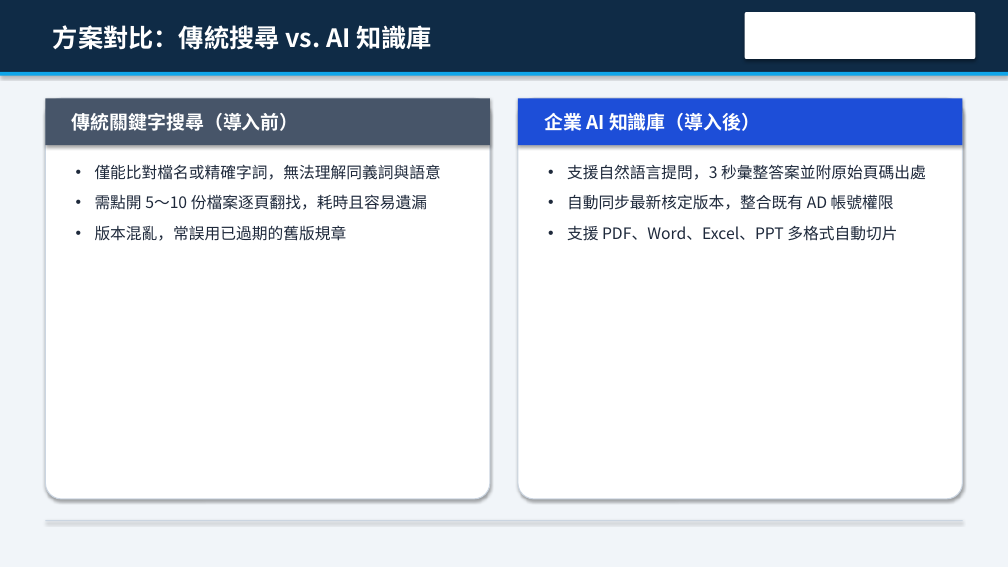
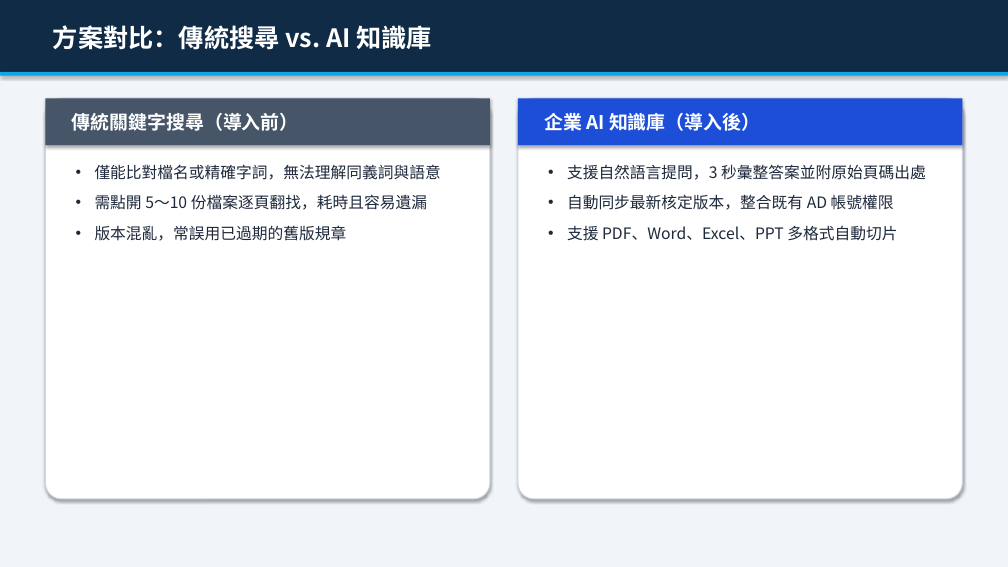
Before and after one commit to roberthsu2003/workflow-productivity, a slide deck: slide 4 of 常見的AI應用/office辦公室應用進階的對齊/pptx/母片大綱動態生成/簡報_母片動態生成示範.pptx. Drawn at 1008x567 pixels with LibreOffice and Linux fonts; fonts in the diff are those of the drawing; background and template pictures are left out. Boxes give left, top, right and bottom in pixels: in the first picture for what was removed or moved away, otherwise in the second. Text is boxed around its words. In the diff, an @@ line names an element or a change of style, - is before the commit and + after.

```diff
--- a/常見的AI應用/office辦公室應用進階的對齊/pptx/母片大綱動態生成/簡報_母片動態生成示範.pptx
+++ b/常見的AI應用/office辦公室應用進階的對齊/pptx/母片大綱動態生成/簡報_母片動態生成示範.pptx
@@ rounded rectangle removed at [745, 12, 975, 59] @@
@@ rectangle removed at [45, 520, 963, 521] @@
```
Also in this commit, not shown: 7 other slides changed, 3 other files.
